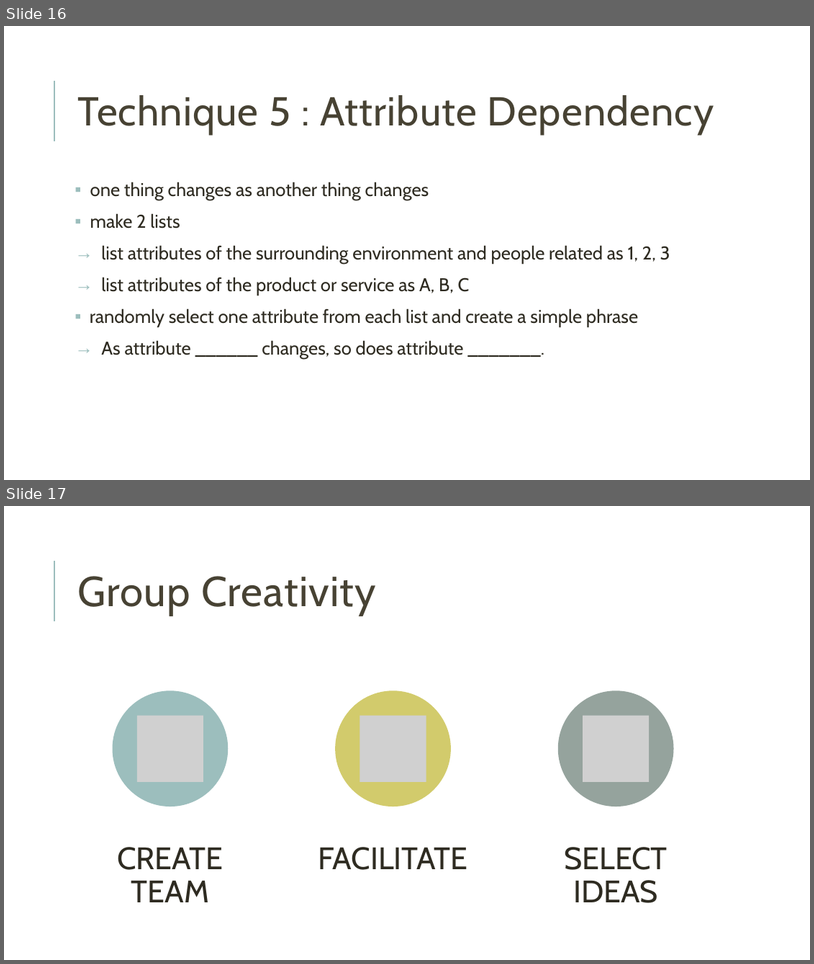
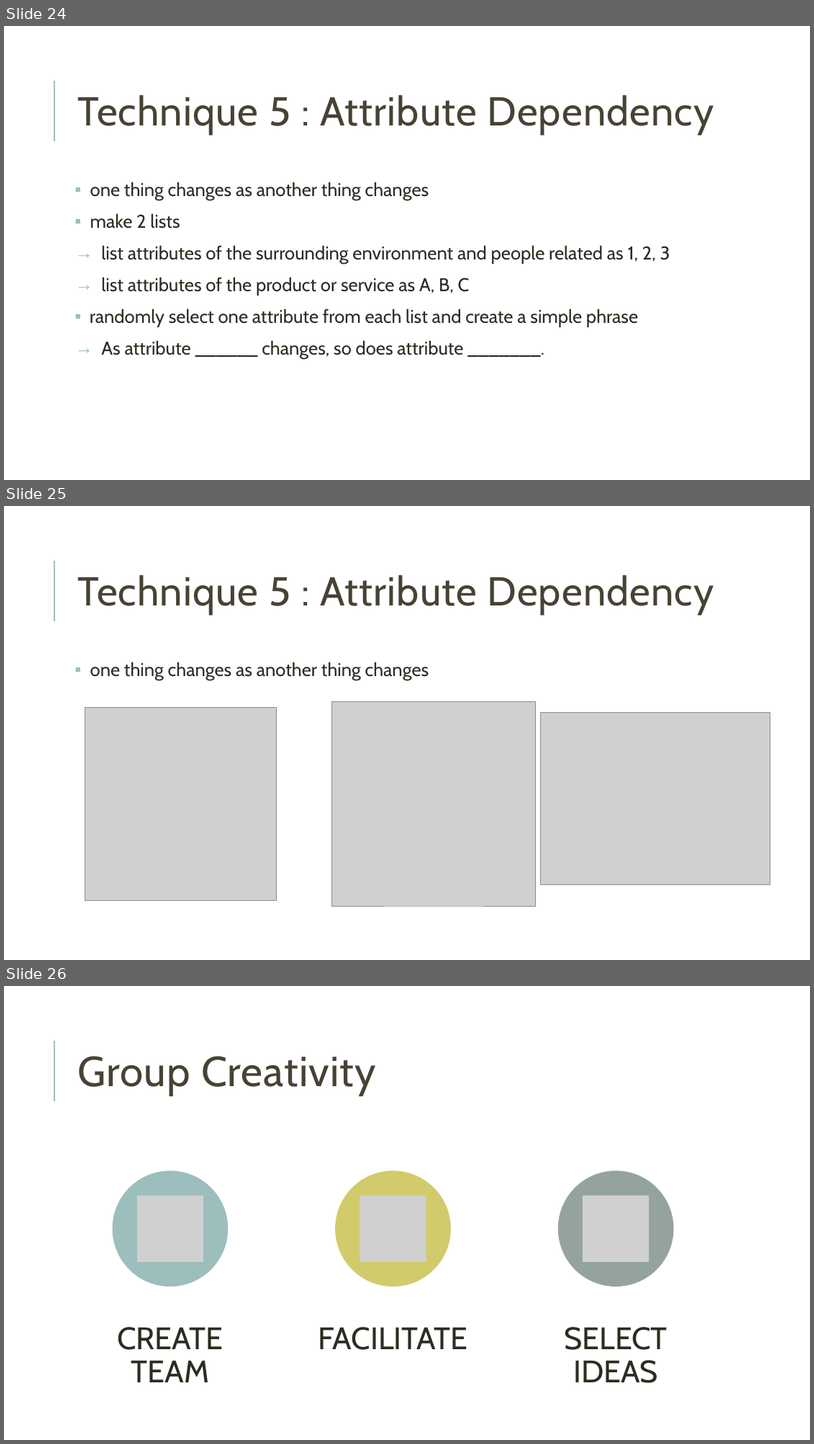
Before and after one commit to tmwtml/tmmm, a slide deck: Creative Thinking.pptx. Shown one above the other, each under a label of ours: slides 16 and 17 before the commit, slides 24, 25 and 26 after it. The pictures are 814x964 and 814x1444 pixels, drawn with LibreOffice and Linux fonts; fonts in the diff are those of the drawing; grey boxes stand for pictures. Boxes give left, top, right and bottom in pixels: in the first picture for what was removed or moved away, otherwise in the second. Text is boxed around its words. In the diff, an @@ line names an element or a change of style, - is before the commit and + after.

Commit message:
Add example picture

```diff
--- a/Creative Thinking.pptx
+++ b/Creative Thinking.pptx
@@ slide 25 added at (4,506,810,960), background #FFFFFF; not listed: 1 template element that a slide beside it also shows @@
@@ title added at (77,575,715,615), 48 pt, text #474233 @@
+Technique 5 : Attribute Dependency
@@ text added at (90,662,430,680), 22 pt, text #2E2B21 @@
+▪ one thing changes as another thing changes
@@ picture added at (85,708,277,901) @@
@@ picture added at (332,702,536,906) @@
@@ picture added at (540,713,771,885) @@
@@ what was slide 16 is now slide 24 @@
@@ what was slide 17 is now slide 26 @@
```
Also in this commit, not shown: 2 slides changed, 8 other slides added.
